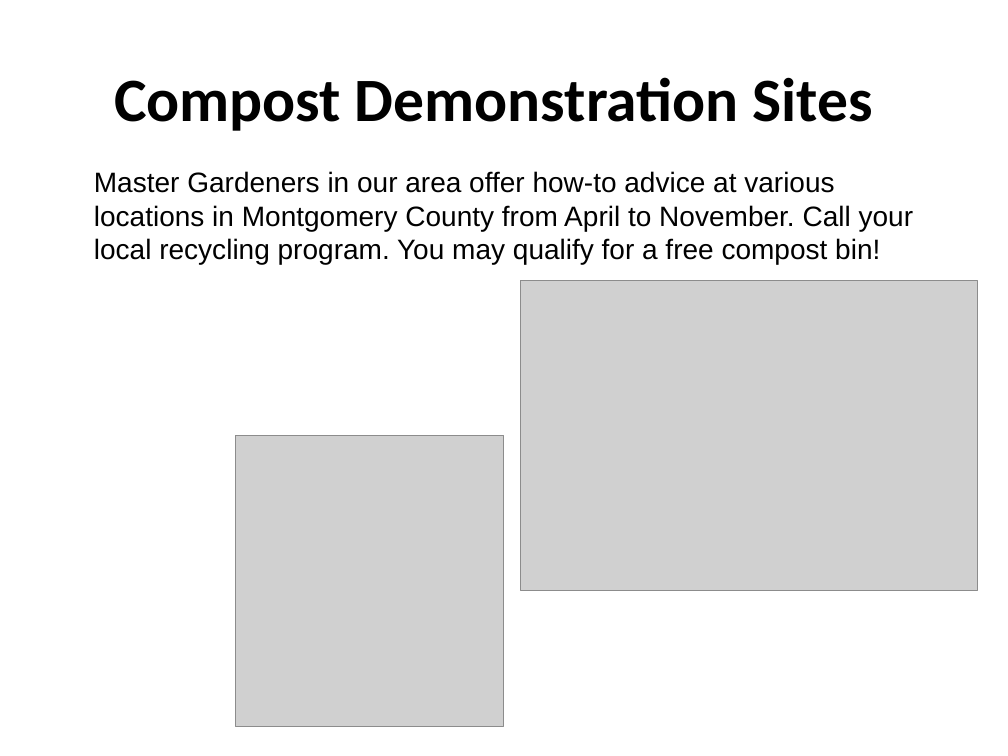
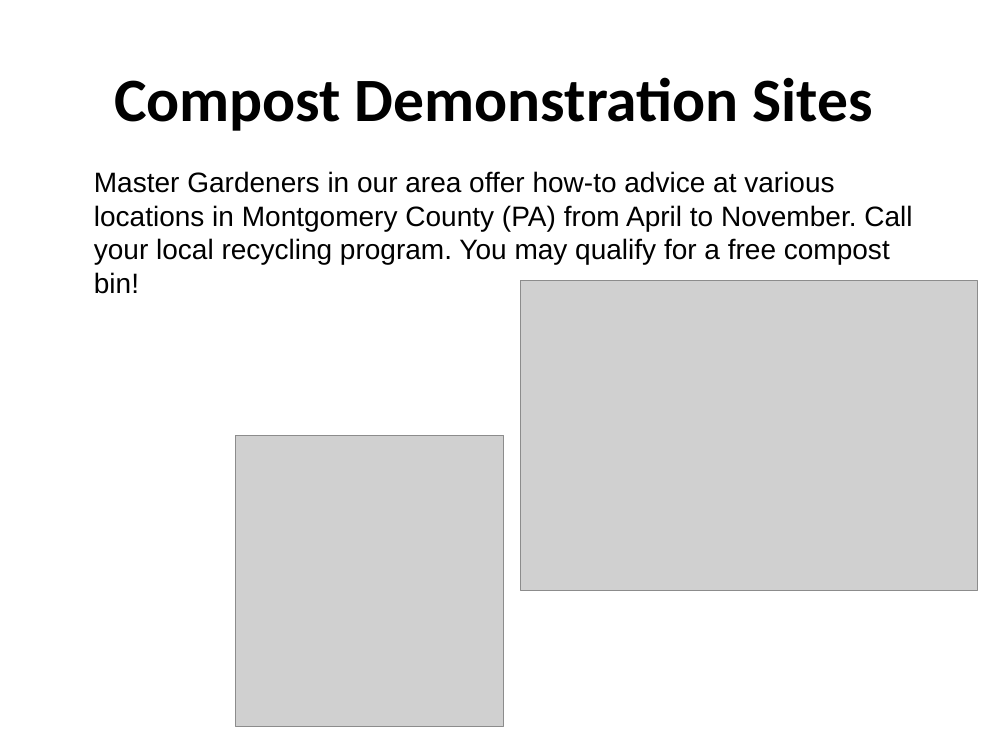
Before and after one commit to berttejeda/bert.composting, a slide deck: slide 15 of Compost Presentation.pptx. Drawn at 1008x756 pixels with LibreOffice and Linux fonts; fonts in the diff are those of the drawing; grey boxes stand for pictures. Boxes give left, top, right and bottom in pixels: in the first picture for what was removed or moved away, otherwise in the second. Text is boxed around its words. In the diff, an @@ line names an element or a change of style, - is before the commit and + after.

```diff
--- a/Compost Presentation.pptx
+++ b/Compost Presentation.pptx
@@ text at (x1=94, y1=171, x2=912, y2=294): text changed @@
-Master Gardeners in our area offer how-to advice at various locations in Montgomery County from April to November. Call your local recycling program. You may qualify for a free compost bin!
+Master Gardeners in our area offer how-to advice at various locations in Montgomery County (PA) from April to November. Call your local recycling program. You may qualify for a free compost bin!
```
Also in this commit, not shown: 1 other slide changed.
